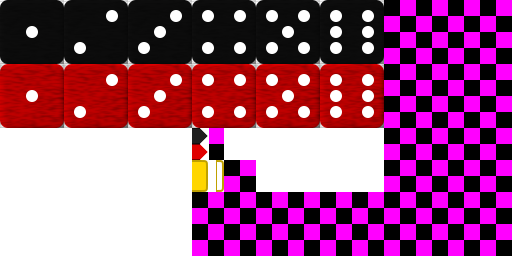
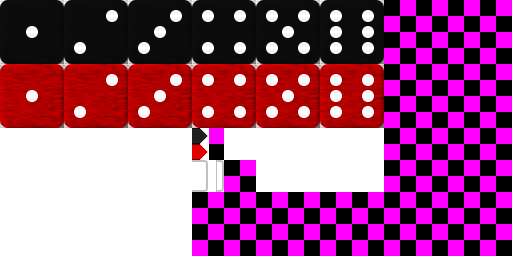
Revision of a layered w=512, h=256 image; what changed, layer by layer:
painted on "Background #1" over [192, 160, 224, 192]
